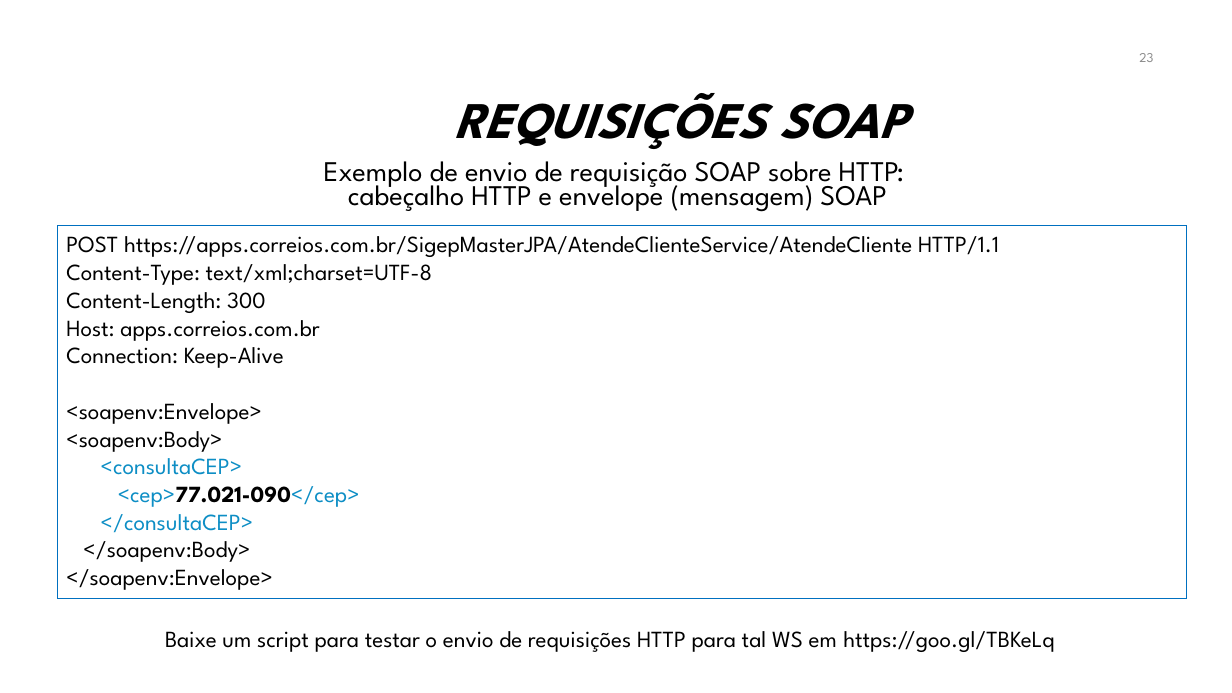
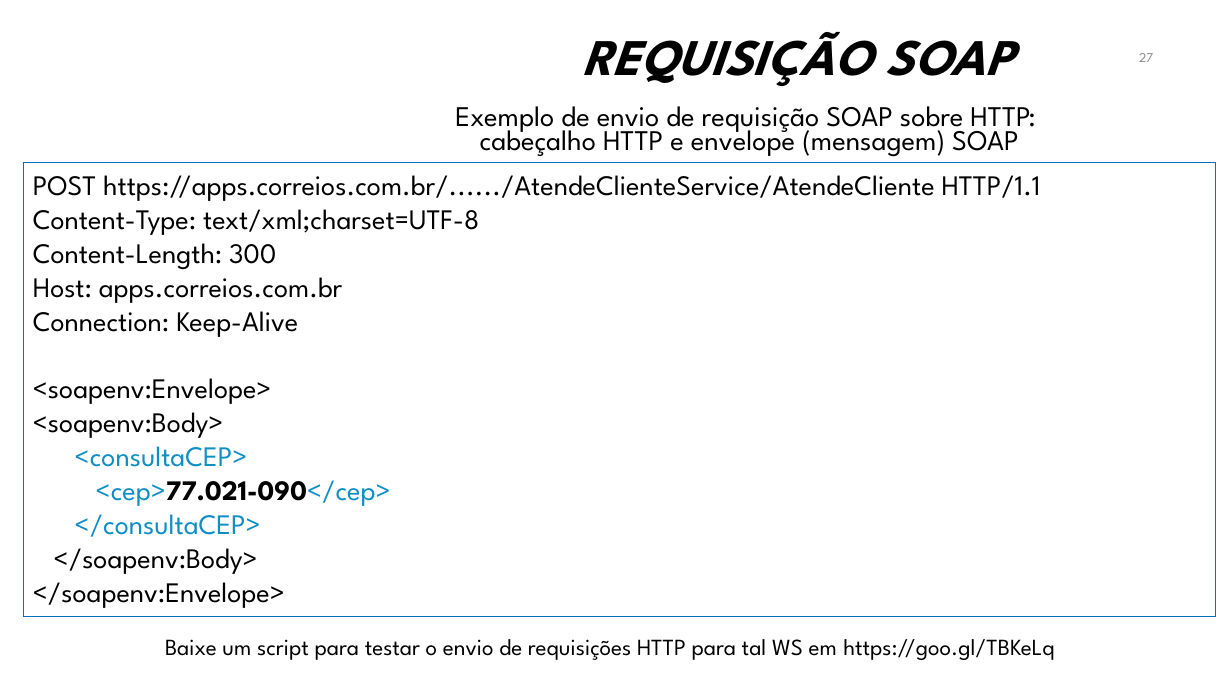
Before and after one commit to manoelcampos/sistemas-distribuidos, a slide deck: slide 27 of projects/08-webservices/webservices.pptx (slide 23 before the commit). Drawn at 1232x693 pixels with LibreOffice and Linux fonts; fonts in the diff are those of the drawing; background and template pictures are left out. Boxes give left, top, right and bottom in pixels: in the first picture for what was removed or moved away, otherwise in the second. Text is boxed around its words. In the diff, an @@ line names an element or a change of style, - is before the commit and + after.

```diff
--- a/projects/08-webservices/webservices.pptx
+++ b/projects/08-webservices/webservices.pptx
@@ title at (x1=583, y1=32, x2=1014, y2=86): text changed @@
-REQUISIÇÕES SOAP
+REQUISIÇÃO SOAP
@@ page number at (x1=1139, y1=53, x2=1153, y2=62): text changed @@
-23
+27
@@ text "Exemplo de envio de requisição ..." moved from (x1=324, y1=161, x2=904, y2=212) to (x1=455, y1=106, x2=1035, y2=157) @@
@@ rectangle "POST https://apps.correios.com.br/....../AtendeClienteServic ..." resized from (x1=57, y1=226, x2=1187, y2=599) to (x1=24, y1=163, x2=1216, y2=616) @@
@@ text in rectangle at (x1=33, y1=175, x2=1041, y2=201): text changed; size 18 to 22 pt @@
-POST https://apps.correios.com.br/SigepMasterJPA/AtendeClienteService/AtendeCliente HTTP/1.1
+POST https://apps.correios.com.br/....../AtendeClienteService/AtendeCliente HTTP/1.1
@@ text in rectangle at (x1=33, y1=209, x2=479, y2=608): size 18 to 22 pt in "Content-Type: text/xml;charset=UTF-8", "Content-Length: 300", "Host: apps.correios.com.br", "Connection: Keep-Alive" and 7 more places @@
@@ text "Baixe um script para testar ..." moved from (x1=165, y1=631, x2=1054, y2=652) to (x1=165, y1=639, x2=1054, y2=660) @@
```
Also in this commit, not shown: 23 other slides changed, 4 slides added.
